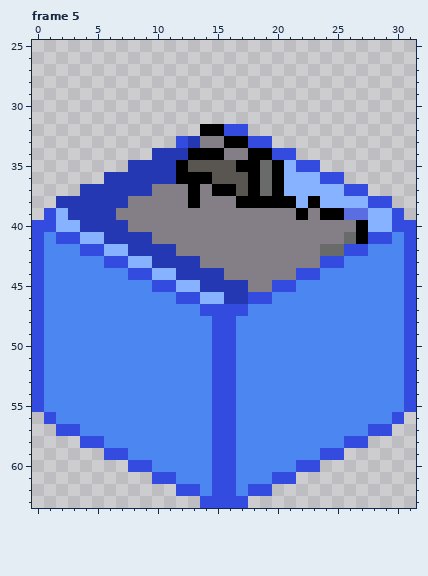
Pixel-art file: images/isometric tiles/ship unit.ase. The first picture shows the starting point.
32x64 pixels, 5 frames. Shown: frame 5: x 0..31, y 25..63. The commit also changed other frames, which this record leaves out.
And afterwards:
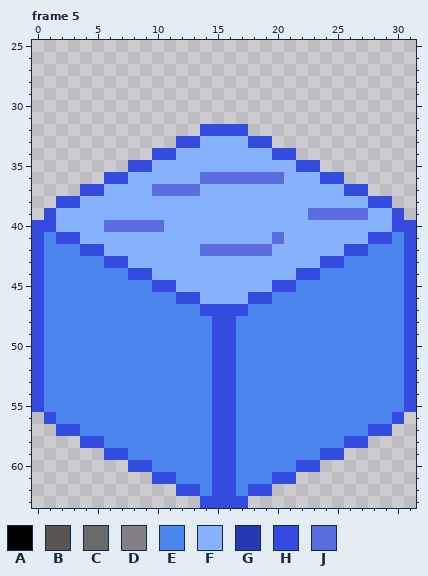
Palette (. is transparent): A #000000  B #595652  C #696a6a  D #847e87  E #4c87f1  F #86b2ff  G #2438b3  H #334bdf  J #5b6ee1
The edit:
{"change": "layer \"Carrier/Group 1/Carrier3\" now hidden"}
{"where": "frame 5"}
{"frame":5,"y":32,"x":14,"old":"AA","new":"HH"}
{"frame":5,"y":33,"x":13,"old":"GDDAA","new":"HFFFF"}
{"frame":5,"y":34,"x":10,"old":"GGGAAADDAA","new":"HHFFFFFFFF"}
{"frame":5,"y":35,"x":8,"old":"GGGGABBBBAACA","new":"HHFFFFFFFFFFF"}
{"frame":5,"y":36,"x":6,"old":"GGGGGGAAABBBACA","new":"HHFFFFFFJJJJJJJ"}
{"frame":5,"y":37,"x":4,"old":"GGGGGGDDDADAABACA","new":"HHFFFFJJJJFFFFFFF"}
{"frame":5,"y":38,"x":2,"old":"GGGGGGDDDDDADDDAAAAA","new":"HHFFFFFFFFFFFFFFFFFF"}
{"frame":5,"y":38,"x":23,"old":"A","new":"F"}
{"frame":5,"y":39,"x":3,"old":"GGGGDDDDDDDDDDDDDDDADAA","new":"FFFFFFFFFFFFFFFFFFFFJJJ"}
{"frame":5,"y":40,"x":4,"old":"GGGGDDDDDDDDDDDDDDDDDDDA","new":"FFJJJJJFFFFFFFFFFFFFFFFF"}
{"frame":5,"y":41,"x":6,"old":"GGGGDDDDDDDDDDDDDDDDCA","new":"FFFFFFFFFFFFFFJFFFFFFF"}
{"frame":5,"y":42,"x":8,"old":"GGGGDDDDDDDDDDDDCC","new":"FFFFFFJJJJJJFFFFFF"}
{"frame":5,"y":43,"x":10,"old":"GGGGDDDDDDDDDD","new":"FFFFFFFFFFFFFF"}
{"frame":5,"y":44,"x":12,"old":"GGGGDDDDDD","new":"FFFFFFFFFF"}
{"frame":5,"y":45,"x":14,"old":"GGGGDD","new":"FFFFFF"}
{"frame":5,"y":46,"x":16,"old":"GG","new":"FF"}
{"label":"changed","picture_box":[56,124,368,304]}
